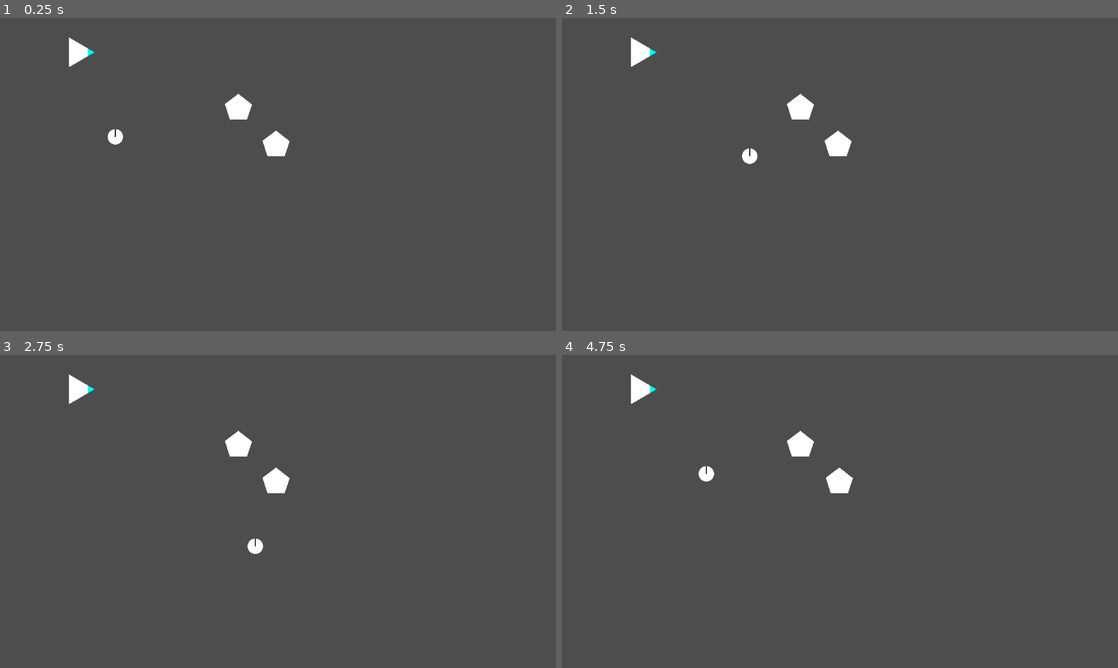
Above: before the commit, frames 1-4 (two rows, left to right).
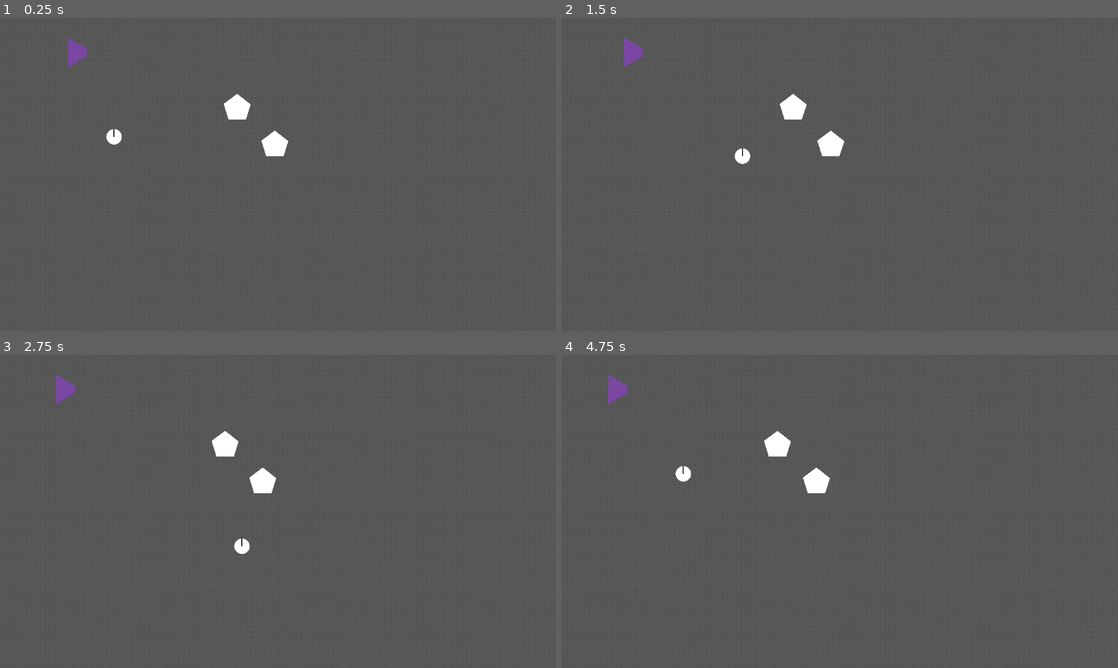
Above: after the commit, the same moments.

Repository: bjornarprytz/dream-deeper-and-deeper
Game: Godot game, scene res://main.tscn
The game is run twice, just before and just after one commit, with the same random seed, the same clock (stepped at 60 frames per second) and the same inputs.
Inputs:
- Up to frame 1 (0.25 s): no input
- Up to frame 2 (1.5 s): hold Right (ui_right) 0.53-1.28 s; hold Down (ui_down) from 1.28 s (still down)
- Up to frame 3 (2.75 s): release Down (ui_down) at 2.03 s; hold Right (ui_right) from 2.03 s (still down)
- Up to frame 4 (4.75 s): release Right (ui_right) at 2.78 s; hold Up (ui_up) 2.78-3.53 s; hold Left (ui_left) from 3.53 s (still down)

The runs differ from the first frame. In frame 1, 0.4% of the frame differs, in the area x 12-53%, y 6-45%; in frame 2, 0.9%; in frame 3, 1.4%; in frame 4, 1.8%, in the area x 8-53%, y 6-45%.

Commit message:
wip scaffolding

Diff:
--- /dev/null
+++ b/src/autoload/global.gd
@@ -0,0 +1,33 @@
+class_name Static
+extends Node
+
+var palette_character : Color
+var palette_pattern: Color
+var palette_critters: Array[Color]
+var palette_plants: Array[Color]
+
+
+# Called when the node enters the scene tree for the first time.
+func _ready() -> void:
+	palette_character = Color.BLUE
+	palette_pattern = Color.INDIAN_RED
+	palette_critters = [
+		_random_color(),
+		_random_color(),
+		_random_color()
+		]
+
+	palette_plants = [
+		_random_color(),
+		_random_color(),
+		_random_color(),
+		_random_color()
+		]
+
+
+# Called every frame. 'delta' is the elapsed time since the previous frame.
+func _process(delta: float) -> void:
+	pass
+
+func _random_color() -> Color:
+	return Color(randf(), randf(), randf())
--- /dev/null
+++ b/src/autoload/global.tscn
@@ -0,0 +1,6 @@
+[gd_scene load_steps=2 format=3 uid="uid://b6nu457ncdapv"]
+
+[ext_resource type="Script" path="res://autoload/global.gd" id="1_4urgi"]
+
+[node name="Global" type="Node"]
+script = ExtResource("1_4urgi")
--- a/src/critters/nose.gd
+++ b/src/critters/nose.gd
@@ -18,15 +18,15 @@
 			tween.tween_method(_wiggle_step, nose_tip.position.y - nose_tip_root.y, 0, 0.2)
 
 
-@export var eagerness := 30.0
-@export var flappyness := 10.0
+@export var eagerness := 50.0
+@export var flappyness := 4.0
 
 func _ready() -> void:
 
 	nose_tip_root = nose_tip.position
 
-	var right_in = (nose_tip_root - right_nostril.position) * .25
-	var left_out = (nose_tip_root - left_nostril.position) * .25
+	var right_in = (nose_tip_root - right_nostril.position) * .4
+	var left_out = (nose_tip_root - left_nostril.position) * .4
 
 	curve.add_point(right_nostril.position, right_in, Vector2.ZERO)
 	curve.add_point(left_nostril.position, Vector2.ZERO, left_out)
@@ -50,6 +50,6 @@
 	var points : PackedVector2Array = curve.tessellate()
 	var colors: PackedColorArray = []
 	colors.resize(points.size())
-	colors.fill(Color.AQUA)
+	colors.fill(Color.WHITE)
 	polygon = points
 	vertex_colors = colors
--- a/src/critters/nose.tscn
+++ b/src/critters/nose.tscn
@@ -4,8 +4,6 @@
 
 [node name="Nose" type="Polygon2D"]
 script = ExtResource("1_umbdk")
-eagerness = null
-flappyness = null
 
 [node name="LeftNostril" type="Node2D" parent="."]
 
--- a/src/critters/tri.gd
+++ b/src/critters/tri.gd
@@ -6,6 +6,9 @@
 
 var speed : float = 100.0
 var move_direction
+
+func _ready() -> void:
+	modulate = Global.palette_critters[0]
 
 
 # Called every frame. 'delta' is the elapsed time since the previous frame.
--- a/src/critters/tri.tscn
+++ b/src/critters/tri.tscn
@@ -12,10 +12,6 @@
 
 [node name="Nose" parent="." instance=ExtResource("2_hfkxj")]
 position = Vector2(14.9963, -8.00689)
-polygon = PackedVector2Array(0, 16, 0, 0, 0, 0, 14, 8, 0, 16, 14, 8)
-vertex_colors = PackedColorArray(0, 1, 1, 1, 0, 1, 1, 1, 0, 1, 1, 1, 0, 1, 1, 1, 0, 1, 1, 1, 0, 1, 1, 1)
-eagerness = 30.0
-flappyness = 10.0
 
 [node name="Shape" type="Polygon2D" parent="."]
 rotation = 1.57079
--- /dev/null
+++ b/src/main.gd
@@ -0,0 +1,11 @@
+extends Node2D
+
+
+# Called when the node enters the scene tree for the first time.
+func _ready() -> void:
+	pass # Replace with function body.
+
+
+# Called every frame. 'delta' is the elapsed time since the previous frame.
+func _process(delta: float) -> void:
+	$Camera2D.position.x = $Camera2D.position.x + (10.0 * delta)
--- a/src/main.tscn
+++ b/src/main.tscn
@@ -1,10 +1,20 @@
-[gd_scene load_steps=4 format=3 uid="uid://dwa3p2upkqt2s"]
+[gd_scene load_steps=9 format=3 uid="uid://dwa3p2upkqt2s"]
 
+[ext_resource type="Script" path="res://main.gd" id="1_gks2g"]
 [ext_resource type="PackedScene" uid="uid://bnmy7i4v1upqs" path="res://critters/tri.tscn" id="1_odnek"]
 [ext_resource type="PackedScene" uid="uid://ccthk6lgcm7y" path="res://player/player.tscn" id="2_xnexx"]
 [ext_resource type="PackedScene" uid="uid://dcyswhpnrau34" path="res://critters/pentagonia.tscn" id="3_rl30f"]
+[ext_resource type="Shader" path="res://weave_pattern.gdshader" id="4_qdcl4"]
+[ext_resource type="Texture2D" uid="uid://kinjlm65kjru" path="res://player/white.png" id="4_yihy3"]
+[ext_resource type="Texture2D" uid="uid://b073ewpp6a3py" path="res://weave-pattern.png" id="6_ntxyv"]
 
-[node name="Node2D" type="Node2D"]
+[sub_resource type="ShaderMaterial" id="ShaderMaterial_0c53m"]
+shader = ExtResource("4_qdcl4")
+shader_parameter/noise_scale = 4.0
+shader_parameter/weave_noise = ExtResource("6_ntxyv")
+
+[node name="Game" type="Node2D"]
+script = ExtResource("1_gks2g")
 
 [node name="Player" parent="." instance=ExtResource("2_xnexx")]
 position = Vector2(239, 246)
@@ -17,3 +27,17 @@
 
 [node name="Tri" parent="." instance=ExtResource("1_odnek")]
 position = Vector2(167, 71)
+
+[node name="CanvasLayer" type="CanvasLayer" parent="."]
+
+[node name="TextureRect" type="TextureRect" parent="CanvasLayer"]
+material = SubResource("ShaderMaterial_0c53m")
+anchors_preset = 15
+anchor_right = 1.0
+anchor_bottom = 1.0
+grow_horizontal = 2
+grow_vertical = 2
+texture = ExtResource("4_yihy3")
+
+[node name="Camera2D" type="Camera2D" parent="."]
+anchor_mode = 0
--- a/src/project.godot
+++ b/src/project.godot
@@ -15,6 +15,10 @@
 config/features=PackedStringArray("4.2", "GL Compatibility")
 boot_splash/bg_color=Color(0.160784, 0.596078, 0.462745, 1)
 config/icon="res://icon.svg"
+
+[autoload]
+
+Global="*res://autoload/global.tscn"
 
 [display]
 
--- /dev/null
+++ b/src/weave_pattern.gdshader
@@ -0,0 +1,20 @@
+shader_type canvas_item;
+
+uniform sampler2D screen_texture : hint_screen_texture, filter_linear_mipmap;
+uniform sampler2D weave_noise;
+
+// Adjust the scale factor to control the repetition of the noise
+uniform float noise_scale : hint_range(1.0, 16.0) = 8.0;
+
+void fragment() {
+    vec2 uv = SCREEN_UV;
+    vec2 scaled_uv = uv * noise_scale;
+
+    // Use fract to wrap UV coordinates within the [0, 1] range
+    vec2 wrapped_uv = fract(scaled_uv);
+
+    vec3 c = textureLod(screen_texture, uv, 0.0).rgb;
+    float noise = texture(weave_noise, wrapped_uv).r * 0.1;
+
+    COLOR.rgb = mix(c, vec3(1.0), noise);
+}
Binary file added: src/player/white.png
Not shown, added: src/player/white.png.import
Binary file added: src/weave-pattern.png
Not shown, added: src/weave-pattern.png.import
Not shown, changed: readme.md
